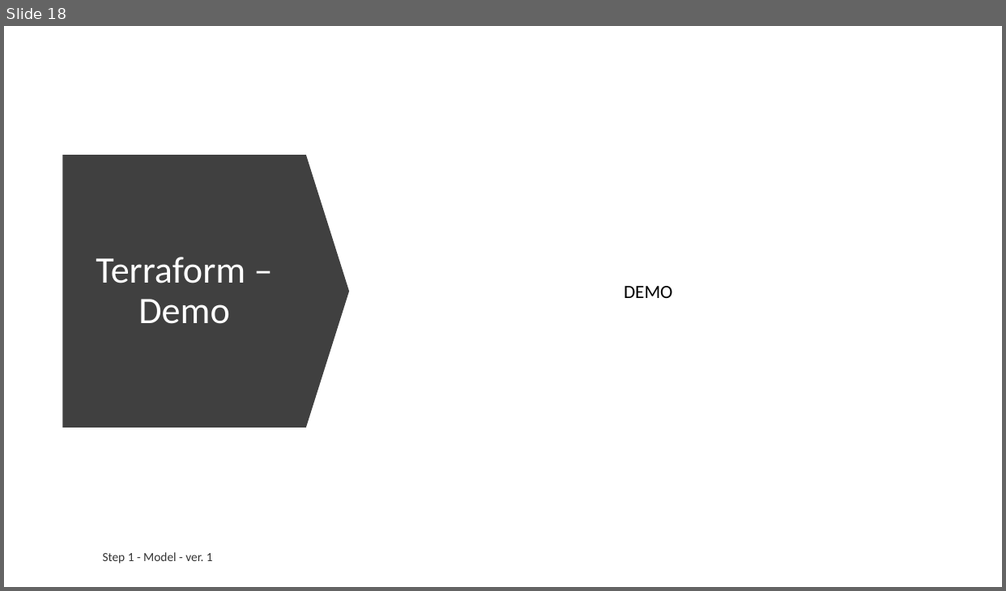
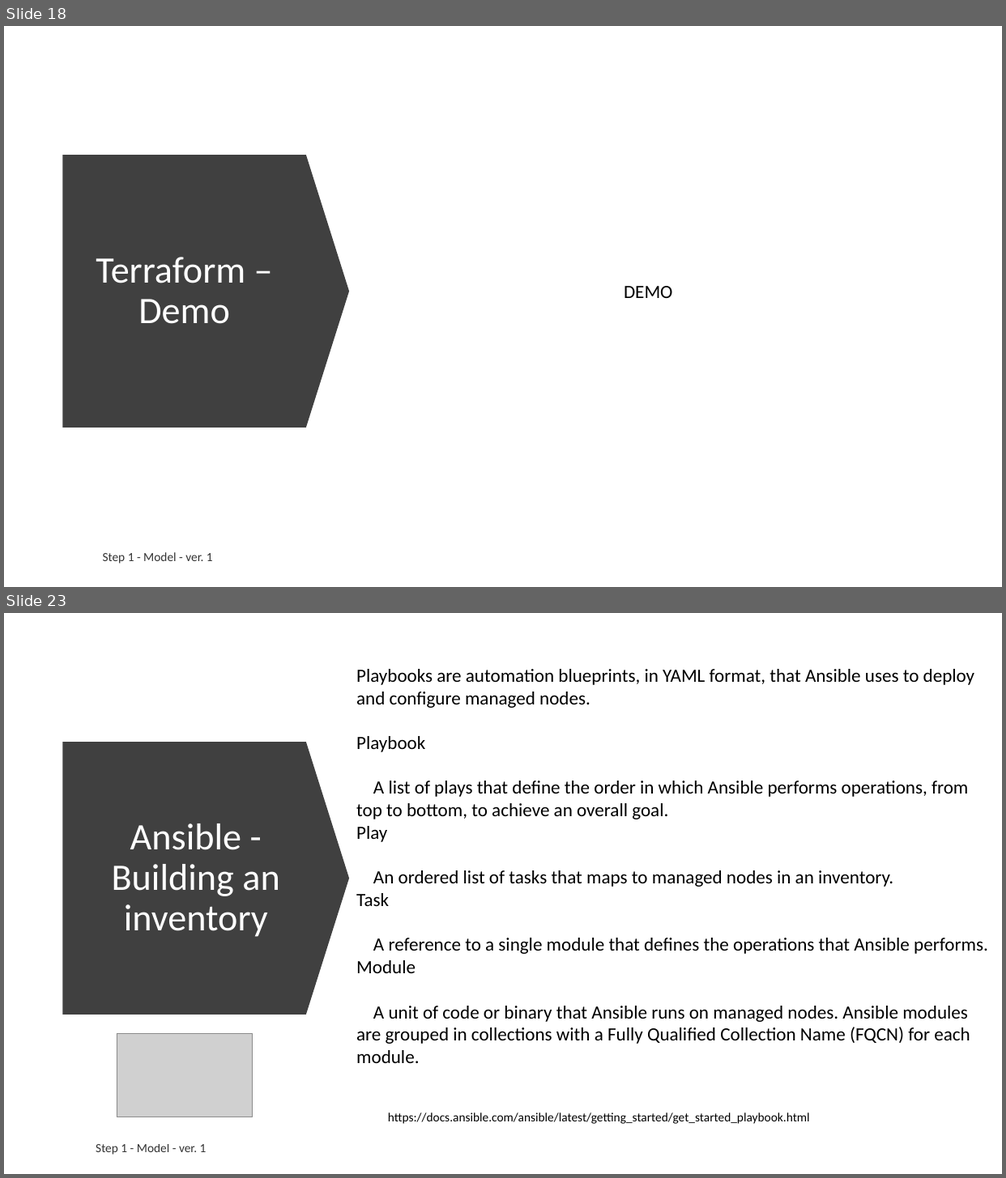
Before and after one commit to ext4dmin/DevOps-Mentorship, a slide deck: Step05-Infrastructure_as_a_Code_speach.pptx. Shown one above the other, each under a label of ours: slide 18 before the commit, slides 18 and 23 after it; the slides between them are not shown. The pictures are 1006x591 and 1006x1178 pixels, drawn with LibreOffice and Linux fonts; fonts in the diff are those of the drawing; grey boxes stand for pictures. Boxes give left, top, right and bottom in pixels: in the first picture for what was removed or moved away, otherwise in the second. Text is boxed around its words. In the diff, an @@ line names an element or a change of style, - is before the commit and + after.

Commit message:
Step 5. IaC: - To Review

```diff
--- a/Step05-Infrastructure_as_a_Code_speach.pptx
+++ b/Step05-Infrastructure_as_a_Code_speach.pptx
@@ slide 23 added at bbox=[4, 613, 1002, 1174], background #FFFFFF @@
@@ text added at bbox=[356, 669, 988, 1063], 18 pt, text #000000 @@
+Playbooks are automation blueprints, in YAML format, that Ansible uses to deploy and configure managed nodes.
+Playbook
+A list of plays that define the order in which Ansible performs operations, from top to bottom, to achieve an overall goal.
+Play
+An ordered list of tasks that maps to managed nodes in an inventory.
+Task
+A reference to a single module that defines the operations that Ansible performs.
+Module
+A unit of code or binary that Ansible runs on managed nodes. Ansible modules are grouped in collections with a Fully Qualified Collection Name (FQCN) for each module.
@@ down arrow added at bbox=[63, 742, 350, 1015], fill #404040 @@
@@ title added at bbox=[112, 824, 279, 937], 36 pt, text #FFFFFF @@
+Ansible - Building an inventory
@@ picture added at bbox=[117, 1033, 252, 1118] @@
@@ text added at bbox=[388, 1113, 810, 1124], 12 pt, text #000000 @@
+https://docs.ansible.com/ansible/latest/getting_started/get_started_playbook.html
@@ text added at bbox=[96, 1144, 206, 1155], 12 pt, text #000000 at 80% opacity @@
+Step 1 - Model - ver. 1
```
Also in this commit, not shown: 1 slide changed, 6 other slides added, 2 other files.
